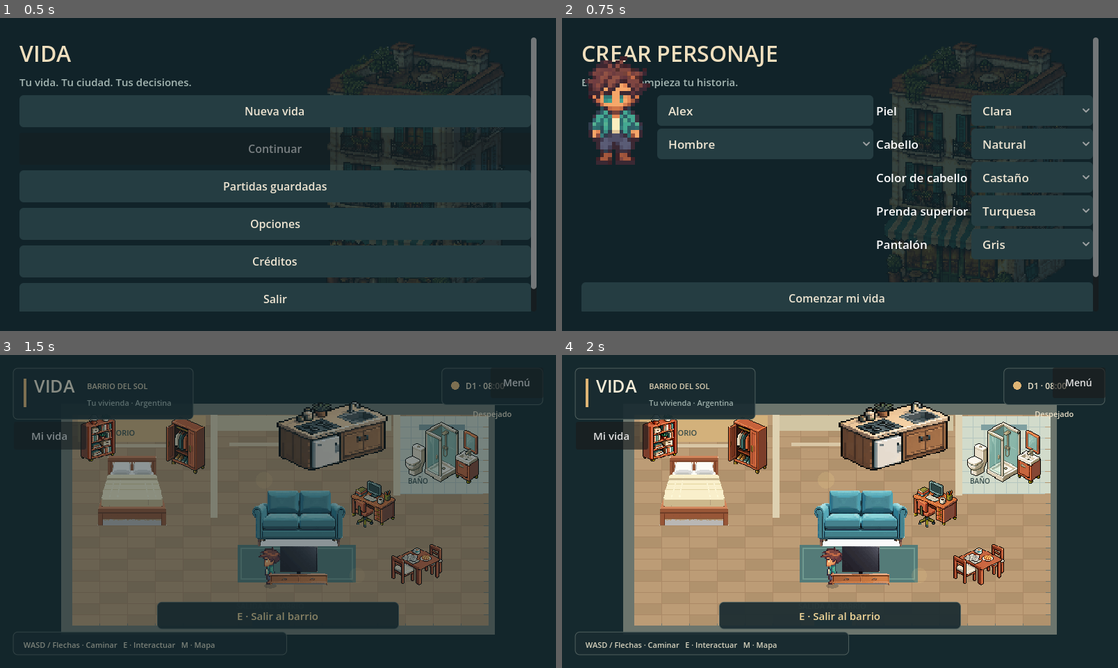
Above: before the commit, frames 1-4 (two rows, left to right).
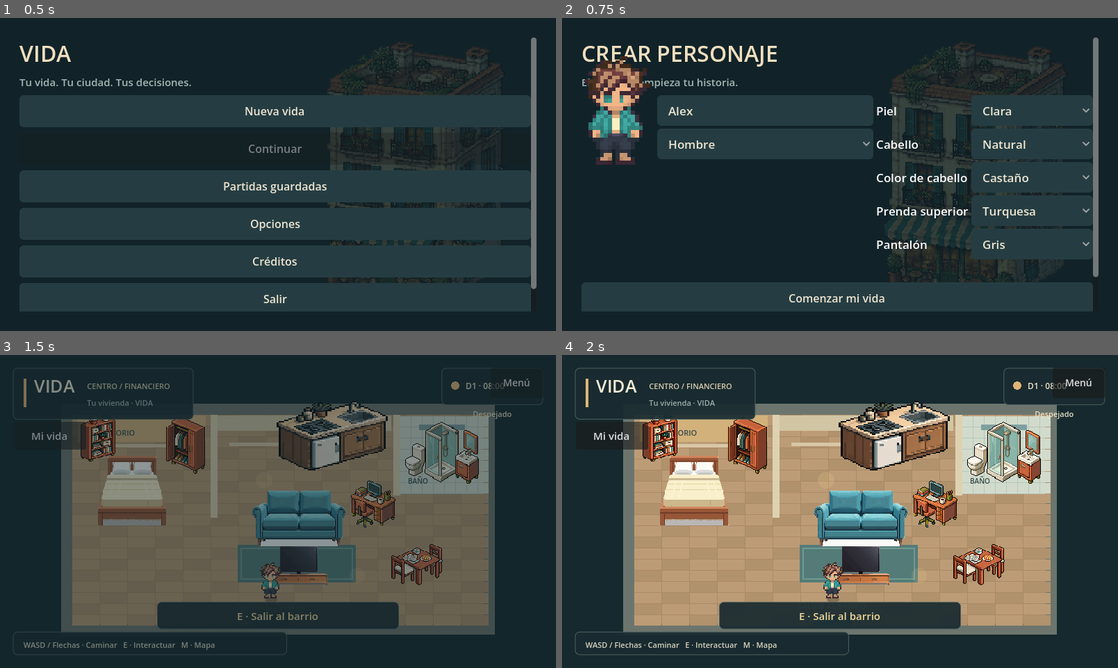
Above: after the commit, the same moments.

Repository: AgustinWojtyszyn/Life--simulador-de-vida
Game: Godot game, scene res://scenes/app.tscn
Two runs of this game, one before a commit and one after it. Both use one fixed random seed, a clock stepped at 60 frames per second and the inputs below.
Inputs:
- Up to frame 1 (0.5 s): no input
- Up to frame 2 (0.75 s): click "Nueva vida" at 0.5 s
- Up to frame 3 (1.5 s): click "Comenzar mi vida" at 1.25 s
- Up to frame 4 (2 s): no input

Frame 1 is identical in both runs. In frame 2, 1.3% of the frame differs, in the area x 4-16%, y 13-46%; in frame 3, 0.6%; in frame 4, 0.7%.

Commit message:
feat: unify VIDA city with compatible saves and district style pools

Diff:
--- a/assets/shaders/character_palette.gdshader
+++ b/assets/shaders/character_palette.gdshader
@@ -17,9 +17,9 @@
 	bool face_zone = p.y > 0.12 && p.y < 0.48 && p.x > 0.20 && p.x < 0.80;
 	// Hair detection: stricter to avoid marking face as hair.
 	bool hair = !skin && !face_zone && p.y < 0.40 && c.r > c.b * 1.20 && light < 0.48;
-	# Fringe must NEVER cover the face zone. The old fringe logic painted
-	# female faces black when hair_style was 1 or 2. Now fringe is strictly
-	# limited to the forehead area above the face and only for hair_style 2.
+	// Fringe must NEVER cover the face zone. The old fringe logic painted
+	// female faces black when hair_style was 1 or 2. Now fringe is strictly
+	// limited to the forehead area above the face and only for hair_style 2.
 	bool fringe = skin && hair_style == 2 && p.y < 0.22 && p.y > 0.08 && p.x > 0.25 && p.x < 0.75;
 	if (hair || fringe) c.rgb = hair_color.rgb * (0.60 + light);
 	else if (skin) c.rgb = skin_color.rgb * (0.55 + light * 0.60);
--- a/scripts/city_hud.gd
+++ b/scripts/city_hud.gd
@@ -41,7 +41,7 @@
 	draw_rect(Rect2(identity.position + Vector2(13, 13) * s, Vector2(4, 36) * s), Color("dfb575"))
 	draw_string(font, identity.position + Vector2(27, 31) * s, "VIDA", HORIZONTAL_ALIGNMENT_LEFT, -1, int(22 * s), Color("f5ecd7"))
 	draw_string(font, identity.position + Vector2(92, 27) * s, WorldManager.district.title.to_upper(), HORIZONTAL_ALIGNMENT_LEFT, -1, int(10 * s), Color("d8ccaf"))
-	draw_string(font, identity.position + Vector2(92, 47) * s, ("Tu vivienda · " if WorldManager.location == "home" else "") + WorldManager.country.title, HORIZONTAL_ALIGNMENT_LEFT, -1, int(10 * s), Color("9dafaa"))
+	draw_string(font, identity.position + Vector2(92, 47) * s, ("Tu vivienda · " if WorldManager.location == "home" else "") + WorldManager.city.title, HORIZONTAL_ALIGNMENT_LEFT, -1, int(10 * s), Color("9dafaa"))
 
 	var clock_width := 126.0 * s
 	var clock_rect := Rect2(safe.end.x - margin - clock_width, safe.position.y + margin, clock_width, 46 * s)
--- a/scripts/data/city_data.gd
+++ b/scripts/data/city_data.gd
@@ -4,3 +4,9 @@
 @export var id := ""
 @export var title := ""
 @export var districts: Array[DistrictData] = []
+
+func find_district(district_id: String) -> DistrictData:
+	for item in districts:
+		if item.id == district_id:
+			return item
+	return null
--- a/scripts/data/district_data.gd
+++ b/scripts/data/district_data.gd
@@ -9,3 +9,18 @@
 @export var side_street_width := 120.0
 @export var population := 38
 @export var building_slots: Array[Dictionary] = []
+
+@export var available := false
+@export var district_style_weights: Dictionary = {}
+
+func asset_pool_at(point: Vector2) -> String:
+	# Stable block-sized clusters keep neighbouring facades coherent.
+	var total := 0
+	for weight in district_style_weights.values():
+		total += maxi(0, int(weight))
+	if total == 0: return "ar"
+	var pick := posmod(int(floor(point.x / 900)) * 37 + int(floor(point.y / 760)) * 61, total)
+	for pool in district_style_weights:
+		pick -= maxi(0, int(district_style_weights[pool]))
+		if pick < 0: return pool
+	return "ar"
--- a/scripts/data/player_profile.gd
+++ b/scripts/data/player_profile.gd
@@ -9,8 +9,8 @@
 var top := 0
 var bottom := 0
 var country_id := "ar"
-var city_id := "ar_city"
-var district_id := "ar_centro"
+var city_id := "vida"
+var district_id := "centro"
 var home_id := "ar_home"
 
 func to_dict() -> Dictionary:
--- a/scripts/data/world_catalog.gd
+++ b/scripts/data/world_catalog.gd
@@ -36,3 +36,19 @@
 		country.cities.append(city)
 		result.append(country)
 	return result
+
+# Country resources remain a compatibility / asset library only.
+static func vida_city() -> CityData:
+	var city := CityData.new()
+	city.id = "vida"
+	city.title = "VIDA"
+	for row in [["centro", "Centro / financiero"], ["residencial", "Residencial"], ["comercial", "Comercial"], ["industrial", "Industrial"], ["logistico", "Logístico"], ["salud", "Salud"], ["tecnologico", "Tecnológico"], ["periferia", "Periferia"]]:
+		var district := DistrictData.new()
+		district.id = row[0]
+		district.title = row[1]
+		district.available = district.id == "centro"
+		district.district_style_weights = {"ar": 30, "it": 20, "jp": 15, "us": 25, "br": 10}
+		if district.available:
+			district.building_slots = DistrictBlocks.starter_slots(district)
+		city.districts.append(district)
+	return city
--- a/scripts/playground.gd
+++ b/scripts/playground.gd
@@ -366,16 +366,17 @@
 		building.position = slot.position
 		building.building_id = country.id + "_building_" + str(index)
 		building.is_home = slot.kind == "home"
+		var pool := data.asset_pool_at(slot.position)
 		var spec: Dictionary
 		if slot.has("catalog_index"):
-			spec = CountryCatalogScript.descriptor(country.id, int(slot.get("catalog_index", 0)))
+			spec = CountryCatalogScript.descriptor(pool, int(slot.get("catalog_index", 0)))
 		else:
-			spec = Regional.descriptor(country.id, slot.kind, int(slot.get("asset_index", index)), slot.facing)
+			spec = Regional.descriptor(pool, slot.kind, int(slot.get("asset_index", index)), slot.facing)
 		building.orientation = spec.facing
 		building.building_type = spec.type
 		building.title = spec.title
-		building.country_id = country.id
-		building.variant = BuildingVariants.make(country.id, slot.kind, index)
+		building.country_id = pool
+		building.variant = BuildingVariants.make(pool, slot.kind, index)
 		if spec.has("family"):
 			building.variant["family"] = spec.family
 			building.variant["height"] = spec.height
--- a/scripts/systems/home_system.gd
+++ b/scripts/systems/home_system.gd
@@ -4,7 +4,7 @@
 # Stable property identity and entry points. Ownership changes can be added here
 # without changing doors, country scenes, profiles or the save schema.
 const INTERIOR_SCENE := "res://scenes/home.tscn"
-const INTERIOR_SPAWN := Vector2(390, 330)
+const INTERIOR_SPAWN := Vector2(390, 350)
 
-static func starter_home(country: CountryData) -> Dictionary:
-	return {"id": country.id + "_home", "kind": country.home_kind, "tenure": "starter", "interior_scene": INTERIOR_SCENE, "interior_spawn": INTERIOR_SPAWN, "street_spawn": country.cities[0].districts[0].home_position + Vector2(0, 34)}
+static func starter_home(country: CountryData, district: DistrictData = null) -> Dictionary:
+	return {"id": country.id + "_home", "kind": country.home_kind, "tenure": "starter", "interior_scene": INTERIOR_SCENE, "interior_spawn": INTERIOR_SPAWN, "street_spawn": (district.home_position if district != null else Vector2(1550, 325)) + Vector2(0, 34)}
--- a/scripts/systems/save_system.gd
+++ b/scripts/systems/save_system.gd
@@ -53,7 +53,7 @@
 	if country not in ["ar", "us", "jp", "it", "br"]:
 		return false
 	var p = data.get("position")
-	return p is Array and p.size() == 2 and (p[0] is float or p[0] is int) and (p[1] is float or p[1] is int) and is_finite(float(p[0])) and is_finite(float(p[1])) and data.get("location") in ["home", "street", "shop", "cafe"]
+	return p is Array and p.size() == 2 and (p[0] is float or p[0] is int) and (p[1] is float or p[1] is int) and is_finite(float(p[0])) and is_finite(float(p[1])) and data.get("location") in ["home", "street"] + WorldManager.PUBLIC_INTERIORS
 
 func has_save() -> bool:
 	return not read_save().is_empty()
--- a/scripts/systems/world_manager.gd
+++ b/scripts/systems/world_manager.gd
@@ -3,6 +3,7 @@
 signal travel_requested
 var countries: Array[CountryData] = []
 var profile := PlayerProfile.new()
+var city: CityData
 var country: CountryData
 var district: DistrictData
 var location := "home"
@@ -17,23 +18,50 @@
 
 func _ready() -> void:
 	countries = preload("res://scripts/data/world_catalog.gd").countries()
+	city = preload("res://scripts/data/world_catalog.gd").vida_city()
 	select_country("ar")
 
 func select_country(id: String) -> void:
+	# Legacy entry point: all old locations now resolve to VIDA. Keep origin and
+	# home identity in the profile so loading never discards player data.
 	for item in countries:
-		if item.id == id:
+		if item.id == "ar":
 			country = item
-			district = item.cities[0].districts[0]
-			profile.country_id = id
-			profile.city_id = item.cities[0].id
-			profile.district_id = district.id
-			profile.home_id = id + "_home"
-			return
+	profile.country_id = id if id in ["ar", "jp", "it", "br", "us"] else "ar"
+	select_district(profile.district_id)
 
-func new_game(new_profile: PlayerProfile, id: String) -> void:
+func select_district(id: String) -> bool:
+	var target := city.find_district(id)
+	if target == null:
+		target = city.find_district("centro")
+	if not target.available:
+		return false
+	district = target
+	profile.city_id = city.id
+	profile.district_id = district.id
+	return true
+
+func activate_district(id: String) -> bool:
+	var target := city.find_district(id)
+	if target == null or not target.available: return false
+	if target == district: return true
+	if playing and not save_game(): return false
+	select_district(id)
+	location = "street"
+	active_poi = {}
+	return_position = Vector2.ZERO
+	spawn_position = district.home_position + Vector2(0, 34)
+	# App frees the previous world, so inactive districts run no NPC/traffic.
+	travel_requested.emit()
+	return true
+
+func new_game(new_profile: PlayerProfile, id: String = "ar") -> void:
 	SaveSystem.new_slot()
 	profile = new_profile
+	profile.district_id = "centro"
+	profile.home_id = id + "_home"
 	select_country(id)
+	active_poi = {}
 	location = "home"
 	return_position = Vector2.ZERO
 	spawn_position = HomeSystem.INTERIOR_SPAWN
@@ -52,6 +80,9 @@
 		return false
 	profile = PlayerProfile.from_dict(data.profile)
 	select_country(profile.country_id)
+	if district == null or district.id != profile.district_id:
+		select_district("centro")
+	active_poi = data.get("active_poi", {}) if data.get("active_poi") is Dictionary else {}
 	location = data.location
 	var return_data: Array = data.get("return_position", [])
 	return_position = Vector2(float(return_data[0]), float(return_data[1])) if return_data.size() == 2 else Vector2.ZERO
@@ -72,7 +103,7 @@
 		return
 	var previous := location
 	location = destination
-	var home := HomeSystem.starter_home(country)
+	var home := HomeSystem.starter_home(country, district)
 	if destination == "home":
 		spawn_position = home.interior_spawn
 	elif destination in PUBLIC_INTERIORS:
@@ -91,7 +122,7 @@
 	var pos := player.position
 	if player.seated:
 		pos = active_world.get_node("Interactions").stand_position
-	var result := SaveSystem.write_save({"profile": profile.to_dict(), "location": location, "position": [pos.x, …(248 unchanged characters)…
+	var result := SaveSystem.write_save({"profile": profile.to_dict(), "active_poi": active_poi, "location": location, "position": [pos.x, …(248 unchanged characters)…
 	if result:
 		LifeEvents.game_saved.emit()
 	return result
--- a/scripts/ui/main_menu.gd
+++ b/scripts/ui/main_menu.gd
@@ -2,10 +2,8 @@
 
 signal play_requested
 var draft := PlayerProfile.new()
-var chosen := "ar"
 var panel: VBoxContainer
 var preview: CharacterVisual
-var country_preview: TextureRect
 var name_edit: LineEdit
 var error_label: Label
 var busy := false
@@ -165,36 +163,8 @@
 		if busy:
 			return
 		busy = true
-		WorldManager.new_game(draft, "ar"))
-	button("Volver", main_screen)
-
-func country_screen() -> void:
-	shell("ELEGÍ DÓNDE EMPEZAR", "Una vivienda propia te espera en cada destino.")
-	var selection := OptionButton.new()
-	selection.custom_minimum_size.y = 58 if InputManager.touch_enabled else 46
-	panel.add_child(selection)
-	country_preview = TextureRect.new()
-	country_preview.custom_minimum_size = Vector2(180, 140)
-	country_preview.expand_mode = TextureRect.EXPAND_IGNORE_SIZE
-	country_preview.stretch_mode = TextureRect.STRETCH_KEEP_ASPECT_CENTERED
-	panel.add_child(country_preview)
-	var info := label("", 15)
-	info.autowrap_mode = TextServer.AUTOWRAP_WORD_SMART
-	for country in WorldManager.countries:
-		selection.add_item(country.title)
-	selection.item_selected.connect(func(i: int):
-		var country: CountryData = WorldManager.countries[i]
-		chosen = country.id
-		country_preview.texture = load(country.facade)
-		info.text = country.cities[0].title + " · " + country.description)
-	selection.select(["ar", "us", "jp", "it", "br"].find(chosen))
-	selection.item_selected.emit(selection.selected)
-	button("Comenzar mi vida", func():
-		if busy:
-			return
-		busy = true
-		WorldManager.new_game(draft, chosen))
-	button("Volver al personaje", create_screen)
+		WorldManager.new_game(draft))
+	button("Volver", main_screen)
 
 func saves_screen() -> void:
 	shell("PARTIDAS GUARDADAS", "Cada vida conserva su propia historia.")
@@ -202,7 +172,7 @@
 		var data: Dictionary = slot.data
 		var profile_data: Dictionary = data.profile
 		label(str(data.get("slot_name", profile_data.player_name)), 20)
-		label("%s · %s · Día %d · %s" % [profile_data.player_name, profile_data.city_id, int(float(data.get("clock", {}).get("minutes", 480)) / 1440) + 1, data.get("modified_at", "Partida anterior")], 12)
+		label("%s · %s · Día %d · %s" % [profile_data.player_name, "VIDA", int(float(data.get("clock", {}).get("minutes", 480)) / 1440) + 1, data.get("modified_at", "Partida anterior")], 12)
 		button("Jugar", func():
 			if SaveSystem.select_slot(slot.path): resume_game())
 		button("Renombrar", func(): rename_screen(slot.path, str(data.get("slot_name", profile_data.player_name))))
--- a/tests/android_city_preview.gd
+++ b/tests/android_city_preview.gd
@@ -18,8 +18,6 @@
 	await process_frame
 	app.menu.create_screen()
 	await capture("res://build/mobile/character.png")
-	app.menu.country_screen()
-	await capture("res://build/mobile/country.png")
 	var wm := root.get_node("WorldManager")
 	# Preview never creates or writes a player save.
 	for country in ["ar", "jp", "it", "br", "us"]:
--- a/tests/android_city_test.gd
+++ b/tests/android_city_test.gd
@@ -38,11 +38,11 @@
 				families[object.variant.family] = true
 				check(object.facade is AtlasTexture, "Country catalog must use shared atlas textures")
 				if object.facade is AtlasTexture:
-					check(object.facade.atlas.resource_path == "res://assets/catalog/%s.png" % country.id, "No foreign-country catalog fallback")
+					check(object.facade.atlas.resource_path == "res://assets/catalog/%s.png" % object.country_id, "Facade belongs to its architectural pool")
 				check(object.orientation == "south", "Catalog fronts are authored south-facing")
-		if families.size() != 16:
+		if families.size() < 16:
 			print("CATALOG DIAGNOSTIC ", country.id, ": ", families.keys())
-		check(families.size() == 16, country.id + " must place all 16 catalog families")
+		check(families.size() >= 16, "Mixed city keeps catalog variety")
 
 		var seats := 0
 		for object in world.city_objects:
@@ -69,16 +69,7 @@
 		check(scroll != null and scroll.horizontal_scroll_mode == ScrollContainer.SCROLL_MODE_DISABLED, "Character creator has no horizontal mobile scroll")
 		for node in app.menu.find_children("*", "OptionButton", true, false):
 			check(node.size.y >= 48, "Touch choices are at least 48 canvas units")
-		app.menu.country_screen()
-		await frames()
-		var countries: OptionButton
-		for node in app.menu.panel.get_children():
-			if node is OptionButton:
-				countries = node
-		check(countries != null and countries.item_count == 5, "Selection is countries, never provinces")
-		if countries != null:
-			countries.item_selected.emit(2)
-			check(app.menu.chosen == "jp", "Country picker operates by touch selection")
+		check(not app.menu.has_method("country_screen"), "No country picker on mobile")
 
 	var controls: Control = load("res://scripts/ui/touch_controls.gd").new()
 	app.add_child(controls)
--- a/tests/orientation_test.gd
+++ b/tests/orientation_test.gd
@@ -26,8 +26,6 @@
 				check(object.facade != null, country.id + ": every building must have a facade")
 				if object.facade != null:
 					check(not object.facade.resource_path.is_empty(), country.id + ": facade must come from a real resource")
-					if country.id != "ar":
-						check(not object.facade.resource_path.contains("/ar/"), country.id + ": foreign city must never borrow an Argentine facade")
 				var normal: String = orientation.street_facing(object.position, world.roads(), false)
 				check(orientation.vector(object.orientation).dot(orientation.vector(normal)) >= 0.7, country.id + ": facade faces its own street: " + object.building_id + " at " + str(object.position) + " facing " + object.orientation + " expected " + normal)
 				check(object.rotation == 0 and not object.get_child(0).flip_h, "Building views must not rotate or mirror signs")
--- a/tests/phase1_preview.gd
+++ b/tests/phase1_preview.gd
@@ -16,8 +16,6 @@
 	await capture("menu")
 	app.menu.create_screen()
 	await capture("creator")
-	app.menu.country_screen()
-	await capture("countries")
 	for id in ["ar", "us", "jp", "it", "br"]:
 		var p := PlayerProfile.new()
 		p.player_name = "Alex"
--- a/tests/phase1_test.gd
+++ b/tests/phase1_test.gd
@@ -39,7 +39,7 @@
 	app.menu.create_screen()
 	await frames(2)
 	app.menu.name_edit.text = ""
-	click("Continuar → Elegir país")
+	click("Comenzar mi vida")
 	check(not app.menu.error_label.text.is_empty(), "Creator must reject an empty name")
 	app.menu.name_edit.text = "Alex"
 	var options: Array[Node] = app.menu.find_children("*", "OptionButton", true, false)
@@ -48,9 +48,7 @@
 		options[i].select(chosen[i])
 		options[i].item_selected.emit(chosen[i])
 	check(app.menu.preview.sprite.texture.resource_path.contains("female"), "Creator must preview selected gender")
-	click("Continuar → Elegir país")
-	await frames(2)
-	check(manager.countries.size() == 5, "Country selection must provide five countries")
+	check(not app.menu.has_method("country_screen"), "New life has no country selector")
 	var selected: PlayerProfile = app.menu.draft
 	for id in ["ar", "us", "jp", "it", "br"]:
 		if id == "ar":
@@ -115,7 +113,7 @@
 	var stick := InputEventScreenTouch.new()
 	stick.index = 0
 	stick.pressed = true
-	stick.position = touch.stick_center + Vector2(42, 0)
+	stick.position = touch.stick_center + Vector2(touch.radius * .85, 0)
 	touch._input(stick)
 	var action := InputEventScreenTouch.new()
 	action.index = 1
--- /dev/null
+++ b/tests/single_city_test.gd
@@ -0,0 +1,41 @@
+extends SceneTree
+
+var failures := 0
+func _initialize() -> void:
+	call_deferred("run")
+func check(ok: bool, message: String) -> void:
+	if not ok:
+		failures += 1
+		push_error(message)
+func run() -> void:
+	var wm := root.get_node("WorldManager")
+	var saves := root.get_node("SaveSystem")
+	var sim := root.get_node("LifeSimulation")
+	var mission := root.get_node("MissionSystem")
+	saves.save_path = "user://single_city_test.json"
+	check(wm.city.id == "vida" and wm.city.districts.size() == 8, "One city, eight registered districts")
+	check(not wm.activate_district("industrial") and wm.district.id == "centro", "Unbuilt districts cannot activate")
+	for id in ["ar", "jp", "it", "br", "us"]:
+		var p := PlayerProfile.new()
+		p.player_name = "Legacy " + id
+		p.country_id = id
+		p.city_id = id + "_city"
+		p.district_id = id + "_centro"
+		p.home_id = id + "_home"
+		var original := {"profile": p.to_dict(), "location": "street", "position": [1500, 360], "state": {"rested": true}, "life": {"money": 432, "energy": 76, "inventory": {"food": 3}}, "mission": {"stage": 3, "choice": "gift"}, "clock": {"minutes": 2300}}
+		check(saves.write_save(original), "Write legacy fixture")
+		check(wm.continue_game(), "Load legacy origin " + id)
+		check(wm.city.id == "vida" and wm.district.id == "centro" and wm.country.id == "ar", "All origins resolve to same city")
+		check(wm.profile.home_id == p.home_id and wm.profile.country_id == id, "Preserve origin / home identity")
+		check(wm.profile.player_name == p.player_name and wm.basic_state.rested, "Preserve character and state")
+		check(sim.money == 432 and sim.inventory.food == 3 and mission.stage == 3 and mission.choice == "gift", "Preserve progress")
+		check(wm.spawn_position == Vector2(1500, 360), "Preserve city position")
+		original.profile = wm.profile.to_dict()
+		original.location = "hospital"
+		check(saves.write_save(original) and wm.continue_game(), "Round-trip migrated save and public interior")
+	var pools := {}
+	for slot in wm.district.building_slots: pools[wm.district.asset_pool_at(slot.position)] = true
+	check(pools.size() == 5, "Reuse all five architectural pools")
+	for suffix in ["", ".bak", ".tmp"]: DirAccess.remove_absolute(saves.save_path + suffix)
+	print("SINGLE CITY: ", failures, " failures")
+	quit(1 if failures else 0)
Not shown, added: tests/single_city_test.gd.uid
